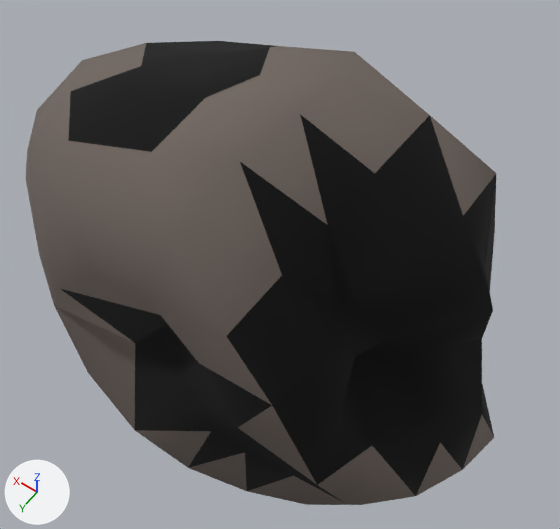
The glTF model assets/asteroids/asteroid_sml_25.glb, before and after one commit.
Rendered twice from a camera (50 mm lens) standing at (-1.11, 1.46, 2.5) and looking at (0.0, -0.11, 0.04). Every picture has the same lights, and +X, +Y and +Z are marked at lower left. The picture after the commit comes second. Vertices at exactly the same position are counted once.

The older version as bpy lines, for what is in view:
```python
me_icosphere = bpy.data.meshes.new('Icosphere')
me_icosphere.from_pydata(...)  # 162 vertices, 320 faces; spans x -1.02..1.08, y -0.68..0.67, z -1.15..1.08
# faces by material slot: [222, 98]
me_icosphere.materials.append(mat_rock_asteroid_sml_25)  # grey #706660
me_icosphere.materials.append(mat_crater_asteroid_sml_25)  # black #000000
ob_asteroid_sml_25 = bpy.data.objects.new('asteroid_sml_25', me_icosphere)
ob_asteroid_sml_25.location = (0.0, 0.0, 0.0)
```
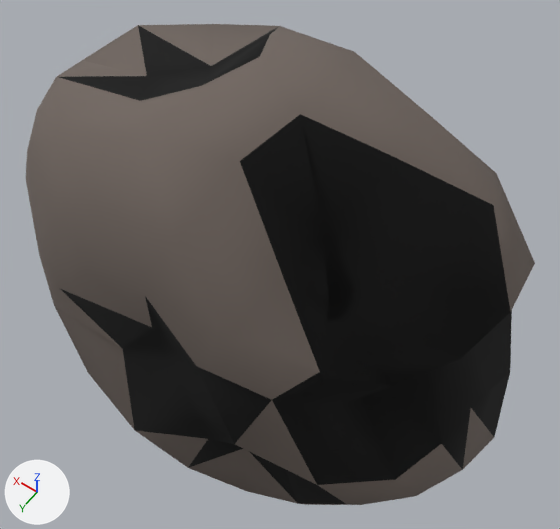
The change in detail:
me_icosphere is used by ob_asteroid_sml_25; location (0.0, 0.0, 0.0).
me_icosphere had 162 vertices, 320 faces and spanned x -1.02..1.08, y -0.68..0.67, z -1.15..1.08.
me_icosphere now has 162 vertices, 320 faces and spans x -1.02..1.08, y -0.68..0.67, z -1.15..1.11.
me_icosphere part 1: 39 of 162 vertices moved; they spanned x -0.95..0.25, y -0.59..0.55, z -0.48..0.89 and now span x -0.96..0.27, y -0.68..0.6, z -0.55..0.98; mean shift (-0.03, 0.01, 0.01); largest move (-0.63, 0.15, 0.42) -> (-0.86, 0.21, 0.57).
Part 2, on me_icosphere:
Vertex 9 of me_icosphere moves from (0.0, 0.0, 1.05) at pixel (260, 75) to (0.0, 0.0, 1.11) at pixel (259, 57).
Vertex 72 of me_icosphere moves from (0.08, -0.15, 1.02) at pixel (269, 47) to (0.08, -0.16, 1.06) at pixel (269, 34).
Vertex 73 of me_icosphere moves from (0.16, -0.32, 0.89) at pixel (278, 46) to (0.17, -0.34, 0.95) at pixel (279, 25).
Vertex 76 of me_icosphere moves from (0.5, 0.0, 0.86) at pixel (141, 65) to (0.48, 0.0, 0.83) at pixel (146, 76).
Vertex 82 of me_icosphere moves from (0.08, 0.16, 1.03) at pixel (205, 97) to (0.08, 0.17, 1.08) at pixel (201, 85).
Vertex 83 of me_icosphere moves from (0.16, 0.32, 0.9) at pixel (151, 151) to (0.17, 0.34, 0.96) at pixel (141, 139).
Vertex 85 of me_icosphere moves from (0.66, 0.18, 0.8) at pixel (70, 91) to (0.7, 0.2, 0.85) at pixel (56, 76).
Vertex 86 of me_icosphere moves from (0.47, 0.37, 0.82) at pixel (68, 140) to (0.49, 0.39, 0.85) at pixel (59, 134).
Vertex 95 of me_icosphere moves from (0.45, -0.34, 0.78) at pixel (218, 40) to (0.48, -0.37, 0.82) at pixel (215, 24).
Vertex 96 of me_icosphere moves from (0.65, -0.18, 0.78) at pixel (146, 42) to (0.69, -0.19, 0.83) at pixel (137, 25).
Vertex 153 of me_icosphere moves from (0.23, 0.0, 0.94) at pixel (201, 74) to (0.22, 0.0, 0.91) at pixel (204, 83).
Vertex 155 of me_icosphere moves from (0.35, 0.17, 0.93) at pixel (134, 91) to (0.34, 0.17, 0.9) at pixel (140, 100).
Vertex 157 of me_icosphere moves from (0.33, -0.16, 0.88) at pixel (208, 54) to (0.32, -0.15, 0.84) at pixel (211, 66).
me_icosphere part 3: 1 face spanning x -0.34..-0.15, y 0.09..0.29, z 0.74..1.07 switches from mat_rock_asteroid_sml_25 (grey #706660) to mat_crater_asteroid_sml_25 (black #000000).
me_icosphere part 4: 16 faces spanning x -1.02..0.7, y -0.68..0.55, z -0.75..1.08 switch from mat_crater_asteroid_sml_25 (black #000000) to mat_rock_asteroid_sml_25 (grey #706660).
Other edits to the shape of me_icosphere do not show in these pictures.

What differs and where, as boxes [x1, y1, x2, y2] in the pictures (560 x 529 px; the box of a moved part takes in the faces that stretch with it):
'asteroid_sml_25', reshaped (8% wider)
    before: [26, 41, 496, 505]
    after: [26, 24, 535, 505]
part 1 of me_icosphere, moved or reshaped
    before: [62, 112, 496, 505]
    after: [62, 112, 512, 505]
part 2 of me_icosphere, moved or reshaped
    before: [27, 41, 354, 235]
    after: [27, 24, 354, 235]
part 3 of me_icosphere, recoloured (grey to black)
    both: [240, 115, 321, 220]
part 4 of me_icosphere, recoloured
    before: [68, 41, 496, 496]
    after: [56, 24, 535, 504]
